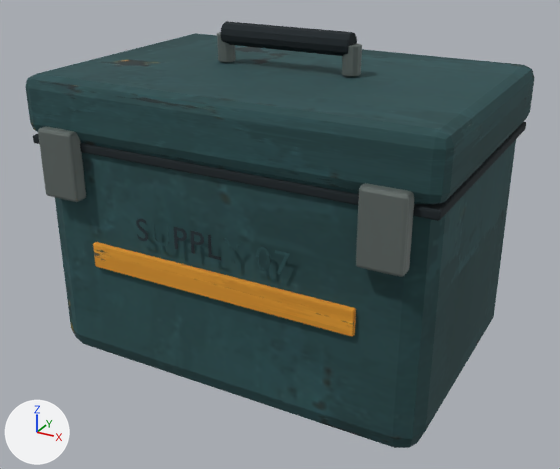
Renders of the glTF model shutdown-kit/assets/v4/models/supply-crate.glb from each side of a commit.
The view is the same before and after, from a 50 mm lens placed at (1.047, -1.943, 1.36), pointed at (0.012, -0.061, 0.419). The axes (+X, +Y, +Z) are drawn at lower left. The lights are the same throughout. The first picture is the older version. Where no turn or scale is listed for an object, it has been applied to the vertices. Vertices at exactly the same position are counted once.

The scene before the commit, as lines of its bpy script (objects in view):
```python
ob_supply_crate__supply_crate__amber = bpy.data.objects.new('supply-crate__supply-crate__amber', me_cube_102)
ob_supply_crate__supply_crate__amber.location = (0.0, -0.405, 0.4)
ob_supply_crate__supply_crate__ivory = bpy.data.objects.new('supply-crate__supply-crate__ivory', me_text_007)
ob_supply_crate__supply_crate__ivory.location = (0.0, -0.421, 0.49)
ob_supply_crate__supply_crate__petrol = bpy.data.objects.new('supply-crate__supply-crate__petrol', me_cube_093)
ob_supply_crate__supply_crate__petrol.location = (0.0, 0.0, 0.43)
ob_supply_crate__supply_crate__rubber = bpy.data.objects.new('supply-crate__supply-crate__rubber', me_cube_094)
ob_supply_crate__supply_crate__rubber.location = (0.0, 0.0, 0.72)
# also in view: 'supply-crate__supply-crate__hardware' at (0.0, -0.211, 0.78)
```
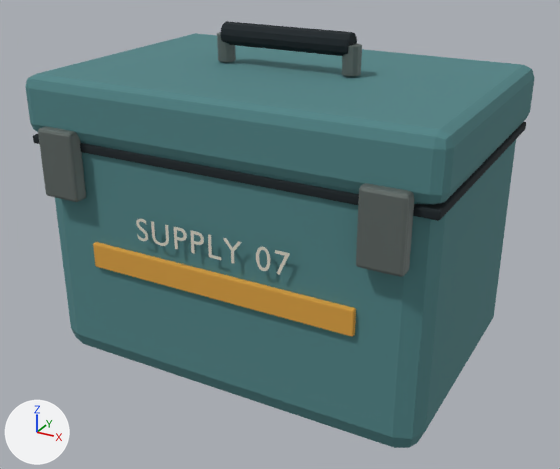
Changed parts and their boxes [x1, y1, x2, y2] in the pictures (560 x 469 px):
'supply-crate__supply-crate__petrol', surface changed (lighter)
    both: [25, 33, 535, 448]
'supply-crate__supply-crate__ivory', surface changed
    both: [136, 219, 290, 275]
part 1 of me_cube_102, surface changed
    both: [93, 242, 356, 337]

Patch to the scene script:
```diff
--- a/shutdown-kit/assets/v4/models/supply-crate.glb.py
+++ b/shutdown-kit/assets/v4/models/supply-crate.glb.py
@@ mat_ivory @@
 mat_ivory = principled_material('ivory')
-mat_ivory.texture = img_painted_enamel_atlas
-mat_ivory.roughness = 0.88
+mat_ivory.base_color = (0.71, 0.69, 0.59)  # light grey #dbd8ca
+mat_ivory.roughness = 0.9
@@ mat_petrol @@
 mat_petrol = principled_material('petrol')
-mat_petrol.texture = img_painted_enamel_atlas
-mat_petrol.roughness = 0.88
+mat_petrol.base_color = (0.08, 0.23, 0.24)  # cyan #508486
+mat_petrol.roughness = 0.9
@@ me_cube_102 @@
 me_cube_102.from_pydata(...)  # 56 vertices, 108 faces; spans x -0.41..0.41, y -0.009..0.009, z -0.038..0.038
 # used by ob_supply_crate__supply_crate__amber; location = (0.0, -0.405, 0.4)
+# me_cube_102 part 1: texture (UV) coordinates of 108 of 108 faces, centred in x -0.41..0.41, y -0.009..0.009, z -0.038..0.038, changed; they spanned u 0.07..0.43, v 0.01..0.49 and now span u 0.54..0.71, v 0.76..0.99
 me_cube_102.materials.append(mat_amber)
@@ me_cube_093 @@
 me_cube_093.from_pydata(...)  # 112 vertices, 216 faces; spans x -0.61..0.61, y -0.42..0.42, z -0.4..0.475
 # used by ob_supply_crate__supply_crate__petrol; location = (0.0, 0.0, 0.43)
+# me_cube_093 part 2: texture (UV) coordinates of 216 of 216 faces, centred in x -0.61..0.61, y -0.42..0.42, z -0.4..0.475, changed; they spanned u 0.07..0.43, v 0.51..0.99 and now span u 0.04..0.21, v 0.76..0.99
 me_cube_093.materials.append(mat_petrol)
```
